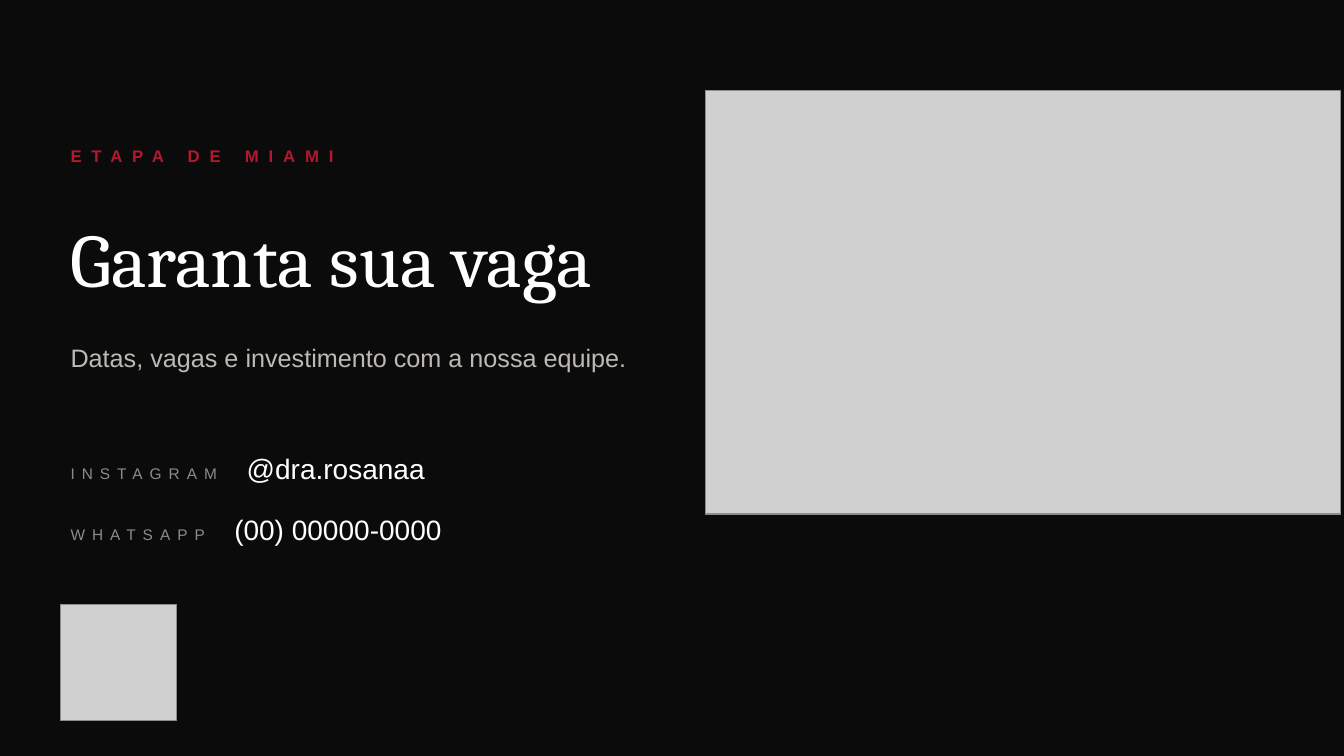
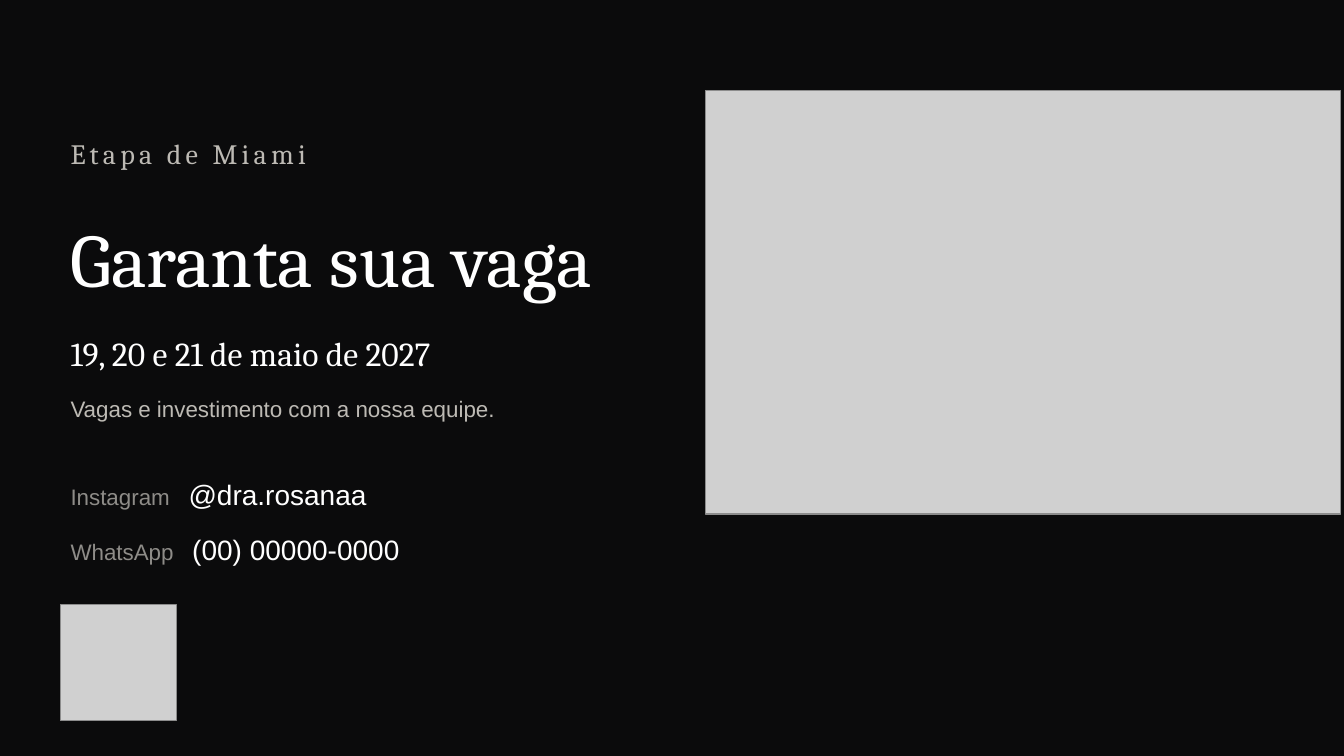
Before and after one commit to humbertovecchi/vecchi, a slide deck: slide 8 of entregas/Formacao-Internacional-Etapa-Miami.pptx (slide 9 before the commit). Drawn at 1344x756 pixels with LibreOffice and Linux fonts; fonts in the diff are those of the drawing; grey boxes stand for pictures. Boxes give left, top, right and bottom in pixels: in the first picture for what was removed or moved away, otherwise in the second. Text is boxed around its words. In the diff, an @@ line names an element or a change of style, - is before the commit and + after.

```diff
--- a/entregas/Formacao-Internacional-Etapa-Miami.pptx
+++ b/entregas/Formacao-Internacional-Etapa-Miami.pptx
@@ text at bbox=[71, 144, 306, 170]: text changed; size 12 to 20 pt; font Arial to Cambria; text colour #B3182F to #BDBAB4; bold off @@
-ETAPA DE MIAMI
+Etapa de Miami
@@ text added at bbox=[71, 342, 431, 371], 24 pt, text #FFFFFF @@
+19, 20 e 21 de maio de 2027
@@ text at bbox=[71, 401, 494, 422]: text changed; size 18 to 16 pt @@
-Datas, vagas e investimento com a nossa equipe.
+Vagas e investimento com a nossa equipe.
@@ text at bbox=[71, 484, 367, 510]: text changed @@
-INSTAGRAM @dra.rosanaa
+Instagram @dra.rosanaa
@@ text at bbox=[71, 539, 400, 565]: text changed @@
-WHATSAPP (00) 00000-0000
+WhatsApp (00) 00000-0000
```
Also in this commit, not shown: 6 other slides changed, 1 slide removed, 9 other files.
